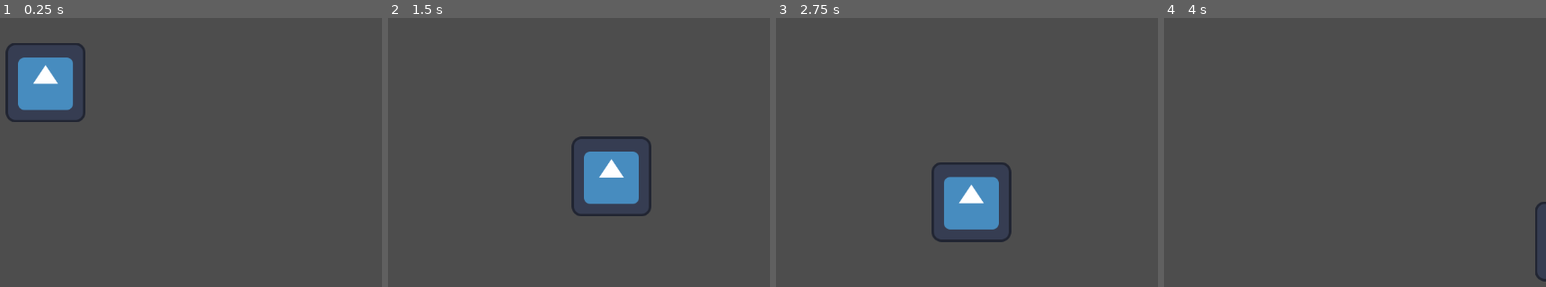
Above: before the commit, frames 1-4 (left to right).
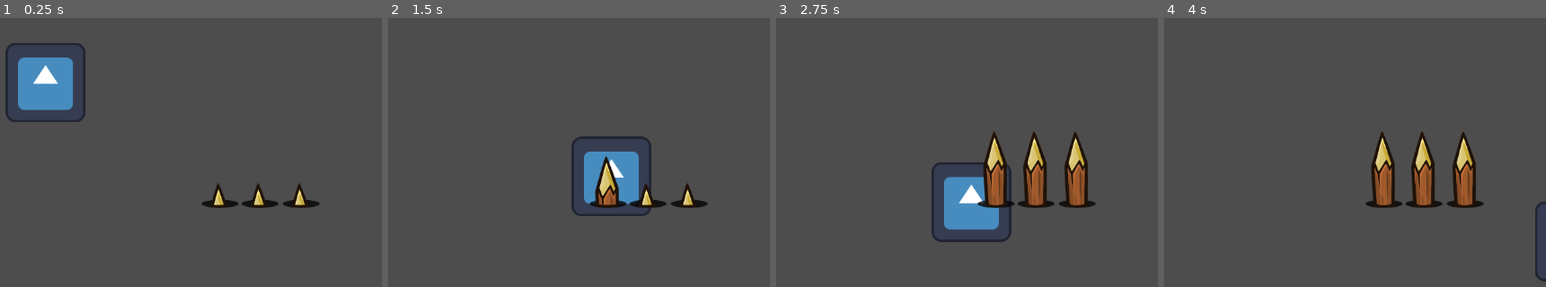
Above: after the commit, the same moments.

Repository: Ikkisoad/Amazon-Guardians
Game: Godot game, scene res://scenes/main.tscn
Same seed, same stepped clock (60 frames per second), same inputs: the game is played once before the commit and once after it. The engine's default icon, where the game draws it, is replaced by a stand-in: a white triangle on a blue panel in a dark square.
Inputs:
- Up to frame 1 (0.25 s): no input
- Up to frame 2 (1.5 s): hold D (right) from 0.53 s (still down); tap Space (jump) at 0.77 s
- Up to frame 3 (2.75 s): tap Space (jump) at 1.52 s; release D (right) at 2.03 s; hold A (left) from 2.03 s (still down)
- Up to frame 4 (4 s): release A (left) at 2.78 s; hold D (right) from 2.78 s (still down); tap Space (jump) at 3.02, 3.77 s

The runs differ from the first frame. In frame 1, 1.1% of the frame differs, in the area x 52-84%, y 61-71%; in frame 2, 1.6%; in frame 3, 4.3%, in the area x 52-84%, y 42-71%; in frame 4, 4.3%.

Commit message:
Trap
Added a baseTrap node, so we can inherit from it, also a little example of how the trap would work

Diff:
--- a/project.godot
+++ b/project.godot
@@ -52,6 +52,11 @@
 ]
 }
 
+[layer_names]
+
+2d_physics/layer_1="player"
+2d_physics/layer_2="traps"
+
 [rendering]
 
 renderer/rendering_method="gl_compatibility"
--- a/scenes/cb_player.tscn
+++ b/scenes/cb_player.tscn
@@ -17,6 +17,9 @@
 [sub_resource type="RectangleShape2D" id="RectangleShape2D_vnlj1"]
 size = Vector2(110, 116)
 
+[sub_resource type="CircleShape2D" id="CircleShape2D_ajfor"]
+radius = 88.8876
+
 [node name="cbPlayer" type="CharacterBody2D"]
 script = ExtResource("1_lypal")
 
@@ -25,3 +28,10 @@
 
 [node name="csPlayer" type="CollisionShape2D" parent="."]
 shape = SubResource("RectangleShape2D_vnlj1")
+
+[node name="playerHurtBox" type="Area2D" parent="."]
+collision_mask = 2
+
+[node name="hurtBoxArea" type="CollisionShape2D" parent="playerHurtBox"]
+shape = SubResource("CircleShape2D_ajfor")
+debug_color = Color(0.905882, 0.2, 0.207843, 0.419608)
--- a/scenes/main.tscn
+++ b/scenes/main.tscn
@@ -1,6 +1,7 @@
-[gd_scene load_steps=3 format=3 uid="uid://dsdx64qq5lk44"]
+[gd_scene load_steps=4 format=3 uid="uid://dsdx64qq5lk44"]
 
 [ext_resource type="PackedScene" uid="uid://cpeigalq6ps85" path="res://scenes/cb_player.tscn" id="1_1l487"]
+[ext_resource type="PackedScene" uid="uid://cecu0ryqrwf3q" path="res://scenes/traps/wood_trap.tscn" id="2_kcd3x"]
 
 [sub_resource type="RectangleShape2D" id="RectangleShape2D_rfm27"]
 size = Vector2(883, 19)
@@ -15,3 +16,12 @@
 
 [node name="cbPlayer" parent="." instance=ExtResource("1_1l487")]
 position = Vector2(613, 215)
+
+[node name="WoodTrap" parent="." instance=ExtResource("2_kcd3x")]
+position = Vector2(893, 385)
+
+[node name="WoodTrap2" parent="." instance=ExtResource("2_kcd3x")]
+position = Vector2(957, 385)
+
+[node name="WoodTrap3" parent="." instance=ExtResource("2_kcd3x")]
+position = Vector2(1023, 385)
--- /dev/null
+++ b/scenes/traps/base_trap.gd
@@ -0,0 +1,21 @@
+extends Area2D
+
+
+@onready var animated_sprite_2d: AnimatedSprite2D = $AnimatedSprite2D
+@onready var trap_timer: Timer = $TrapTimer
+
+const DEFAULT_FRAME = 0
+
+# Called when the node enters the scene tree for the first time.
+func _ready() -> void:
+	pass # Replace with function body.
+
+
+func _on_area_entered(area: Area2D) -> void:
+	animated_sprite_2d.play()
+	print("Player detected!!")
+	trap_timer.start()
+
+func _on_trap_timer_timeout() -> void:
+	#reset the frame back to 0
+	animated_sprite_2d.frame = DEFAULT_FRAME
--- /dev/null
+++ b/scenes/traps/base_trap.tscn
@@ -0,0 +1,46 @@
+[gd_scene load_steps=7 format=3 uid="uid://c50i37hw6jvgy"]
+
+[ext_resource type="Script" path="res://scenes/traps/base_trap.gd" id="1_2y7l8"]
+[ext_resource type="Texture2D" uid="uid://2jjxmgtxyrjb" path="res://OpenGameArtAssets/traps/woodTrap/SmallWoodTrap.png" id="2_hoobj"]
+
+[sub_resource type="AtlasTexture" id="AtlasTexture_ldx32"]
+atlas = ExtResource("2_hoobj")
+region = Rect2(72, 0, 72, 133)
+
+[sub_resource type="AtlasTexture" id="AtlasTexture_h6e6d"]
+atlas = ExtResource("2_hoobj")
+region = Rect2(144, 0, 72, 133)
+
+[sub_resource type="AtlasTexture" id="AtlasTexture_nyu2a"]
+atlas = ExtResource("2_hoobj")
+region = Rect2(216, 0, 72, 133)
+
+[sub_resource type="SpriteFrames" id="SpriteFrames_om3gw"]
+animations = [{
+"frames": [{
+"duration": 1.0,
+"texture": SubResource("AtlasTexture_ldx32")
+}, {
+"duration": 1.0,
+"texture": SubResource("AtlasTexture_h6e6d")
+}, {
+"duration": 1.0,
+"texture": SubResource("AtlasTexture_nyu2a")
+}],
+"loop": false,
+"name": &"woodTrap",
+"speed": 5.0
+}]
+
+[node name="BaseTrap" type="Area2D"]
+script = ExtResource("1_2y7l8")
+
+[node name="AnimatedSprite2D" type="AnimatedSprite2D" parent="."]
+sprite_frames = SubResource("SpriteFrames_om3gw")
+animation = &"woodTrap"
+
+[node name="TrapTimer" type="Timer" parent="."]
+wait_time = 5.0
+
+[connection signal="area_entered" from="." to="." method="_on_area_entered"]
+[connection signal="timeout" from="TrapTimer" to="." method="_on_trap_timer_timeout"]
--- /dev/null
+++ b/scenes/traps/wood_trap.tscn
@@ -0,0 +1,13 @@
+[gd_scene load_steps=3 format=3 uid="uid://cecu0ryqrwf3q"]
+
+[ext_resource type="PackedScene" uid="uid://c50i37hw6jvgy" path="res://scenes/traps/base_trap.tscn" id="1_20hyk"]
+
+[sub_resource type="RectangleShape2D" id="RectangleShape2D_wv8ma"]
+size = Vector2(66, 61)
+
+[node name="WoodTrap" instance=ExtResource("1_20hyk")]
+collision_layer = 2
+
+[node name="CollisionShape2D" type="CollisionShape2D" parent="." index="2"]
+position = Vector2(0, 32.5)
+shape = SubResource("RectangleShape2D_wv8ma")
Binary file added: OpenGameArtAssets/traps/woodTrap/SmallWoodTrap.png
Not shown, added: OpenGameArtAssets/traps/woodTrap/SmallWoodTrap.png.import
Binary file added: OpenGameArtAssets/traps/woodTrap/small_wood_spike_01.png
Not shown, added: OpenGameArtAssets/traps/woodTrap/small_wood_spike_01.png.import
Binary file added: OpenGameArtAssets/traps/woodTrap/small_wood_spike_02.png
Not shown, added: OpenGameArtAssets/traps/woodTrap/small_wood_spike_02.png.import
Binary file added: OpenGameArtAssets/traps/woodTrap/small_wood_spike_03.png
Not shown, added: OpenGameArtAssets/traps/woodTrap/small_wood_spike_03.png.import
Binary file added: OpenGameArtAssets/traps/woodTrap/small_wood_spike_04.png
Not shown, added: OpenGameArtAssets/traps/woodTrap/small_wood_spike_04.png.import
Not shown: 1 places in scenes/cb_player.tscn that only renumber resources
